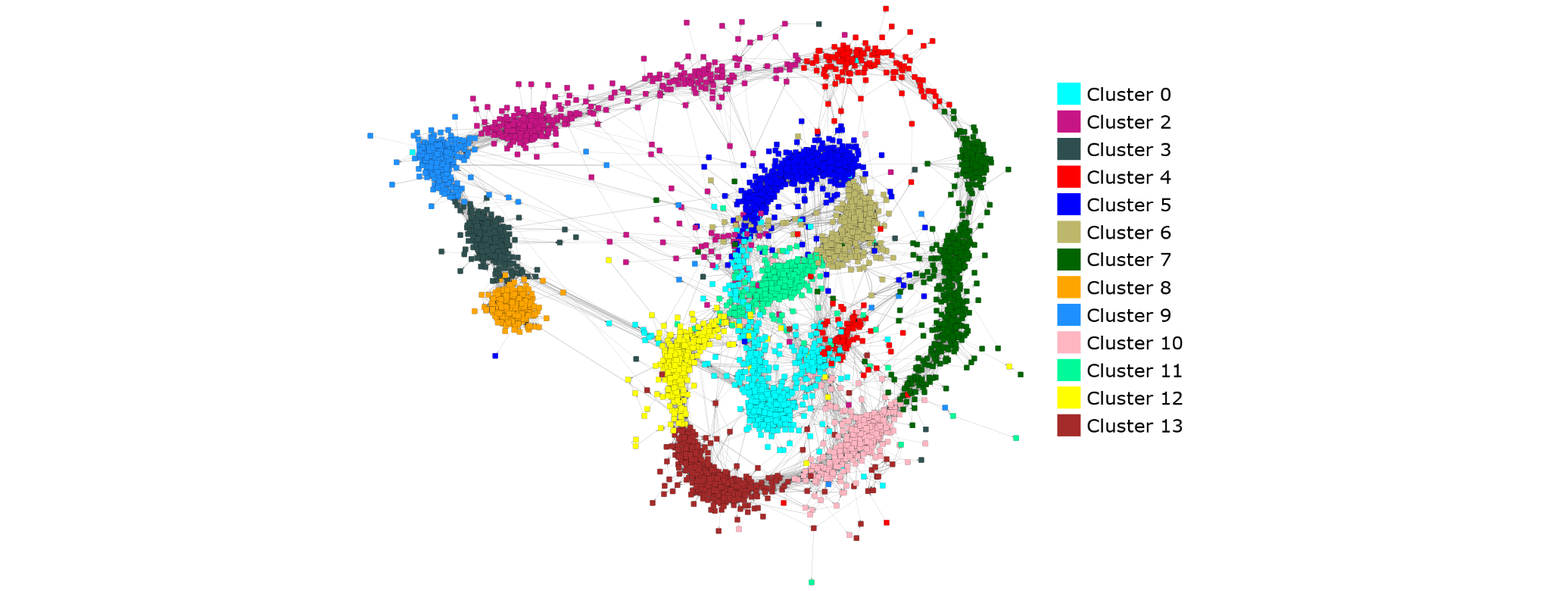
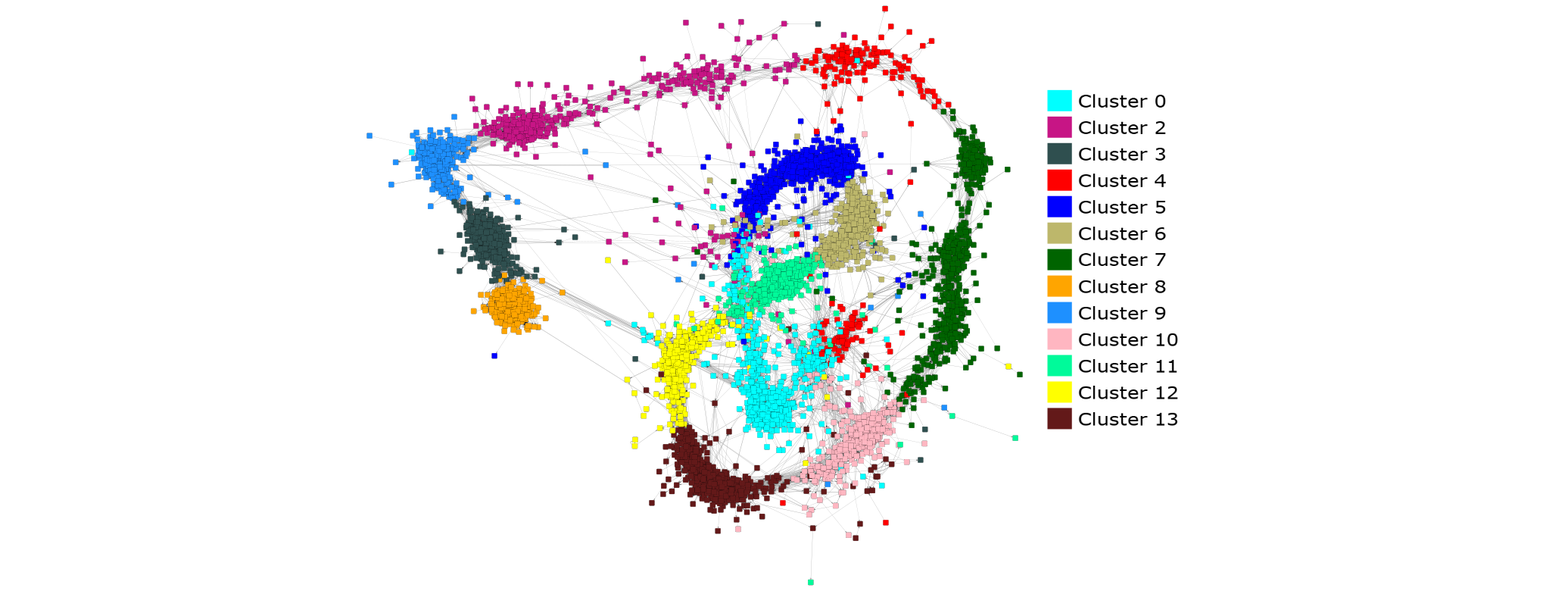
Revision of a layered w=1568, h=591 image; what changed, layer by layer:
painted on "CCM_Cluster.png" over left=366, top=5, right=1183, bottom=586
